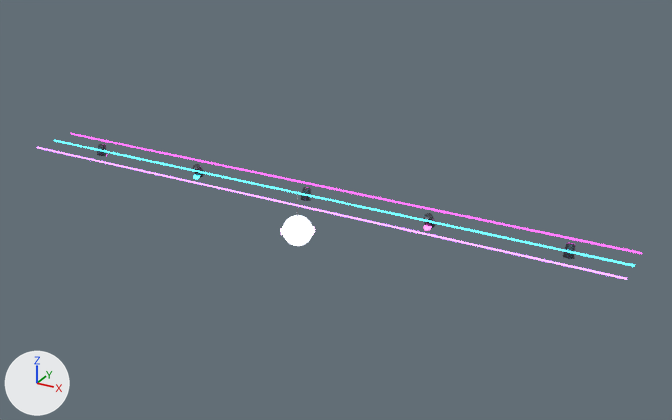
The glTF model assets/models/ceiling_rich2.glb: old version first, new version second.
One viewpoint serves both versions: a 50 mm camera at (17.41, -15.39, 7.88) aimed at (8.22, 1.33, -0.48). Lighting does not change. The marker at lower left points along +X, +Y and +Z. The first picture is the older version. Where no turn or scale is listed for an object, it has been applied to the vertices. Vertices at exactly the same position are counted once.

Script lines for the objects in view, before the commit:
```python
me_cylinder = bpy.data.meshes.new('Cylinder')
me_cylinder.from_pydata(...)  # 928 vertices, 1800 faces; spans x -7.3..7.3, y -0.52..0.72, z -0.3..0.3
# faces by material slot: [20, 700, 224, 428, 224, 204]
me_cylinder.materials.append(mat_m00)  # light grey #ced1da
me_cylinder.materials.append(mat_m03)  # dark grey #4b4d57
me_cylinder.materials.append(mat_m04)  # purple #7f1d78, glowing pink #ff45f1
me_cylinder.materials.append(mat_m05)  # cyan #1d7f86, glowing cyan #41f3ff
me_cylinder.materials.append(mat_m06)  # purple #683689, glowing purple #c46cff
me_cylinder.materials.append(mat_m07)  # purple #862c6c, glowing pink #ff5bd0
me_sphere = bpy.data.meshes.new('Sphere')
me_sphere.from_pydata(...)  # a UV sphere (14 segments, 10 rings, poles along z) spanning x -0.341..0.341, y -0.35..0.35, z -0.35..0.35
me_sphere.materials.append(mat_m01)  # light grey #bcbccb, glowing pale blue #e7edff
ob_decor = bpy.data.objects.new('decor', me_cylinder)
ob_decor.location = (7.5, 0.85, -0.3)
ob_sphere = bpy.data.objects.new('Sphere', me_sphere)
ob_sphere.location = (7.5, 0.85, -0.95)
```
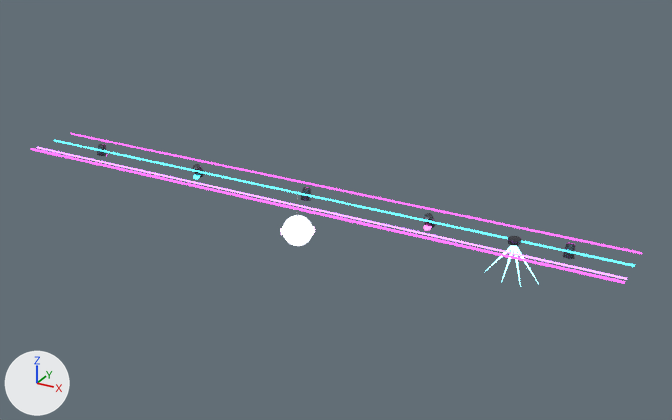
Where the newer file only moved an object's origin or applied its transform, the numbers keep the older frame.

Boxes [x1, y1, x2, y2] around the edits, measured in the pictures (672 x 420 px):
'decor', reshaped: before [37, 133, 642, 280]; after [31, 133, 642, 287]
part 1 of me_cylinder, added: after [31, 148, 625, 284]
part 2 of me_cylinder, added: after [508, 236, 522, 246]
part 3 of me_cylinder, added: after [486, 245, 539, 287]

The change, as a diff of the scene's bpy script:
```diff
--- a/assets/models/ceiling_rich2.glb.py
+++ b/assets/models/ceiling_rich2.glb.py
@@ mat_m08 @@
+mat_m08 = principled_material('m08')
+mat_m08.base_color = (0.0625, 0.225, 0.25)  # cyan #478289
+mat_m08.roughness = 0.4
+mat_m08.emission_color = (0.25, 0.9, 1.0)  # cyan #89f3ff
+mat_m08.emission_strength = 4.0
@@ me_cylinder @@
 # used by ob_decor; location = (7.5, 0.85, -0.3)
-me_cylinder.from_pydata(...)  # 928 vertices, 1800 faces; spans x -7.3..7.3, y -0.52..0.72, z -0.3..0.3
+me_cylinder.from_pydata(...)  # 1204 vertices, 2324 faces; spans x -7.3..7.3, y -0.72..0.72, z -0.73..0.3
+# me_cylinder part 1: a new loose piece, a 6-sided cylinder along x spanning x -7.3..7.3, y -0.722..-0.678, z 0.215..0.265, in mat_m04 (purple #7f1d78, glowing pink #ff45f1)
+# me_cylinder part 2: a new loose piece of 112 vertices spanning x 4.86..5.14, y -0.14..0.14, z 0.2..0.3, in mat_m03 (dark grey #4b4d57)
+# me_cylinder part 3: 40 vertices added at x 4.43..5.57, y -0.03..0.03, z -0.73..0.19
+# other edits to the shape of me_cylinder do not show in these pictures
 me_cylinder.materials.append(mat_m00)
@@ me_cylinder @@
 me_cylinder.materials.append(mat_m07)
+me_cylinder.materials.append(mat_m08)  # cyan #478289, glowing cyan #89f3ff
```
